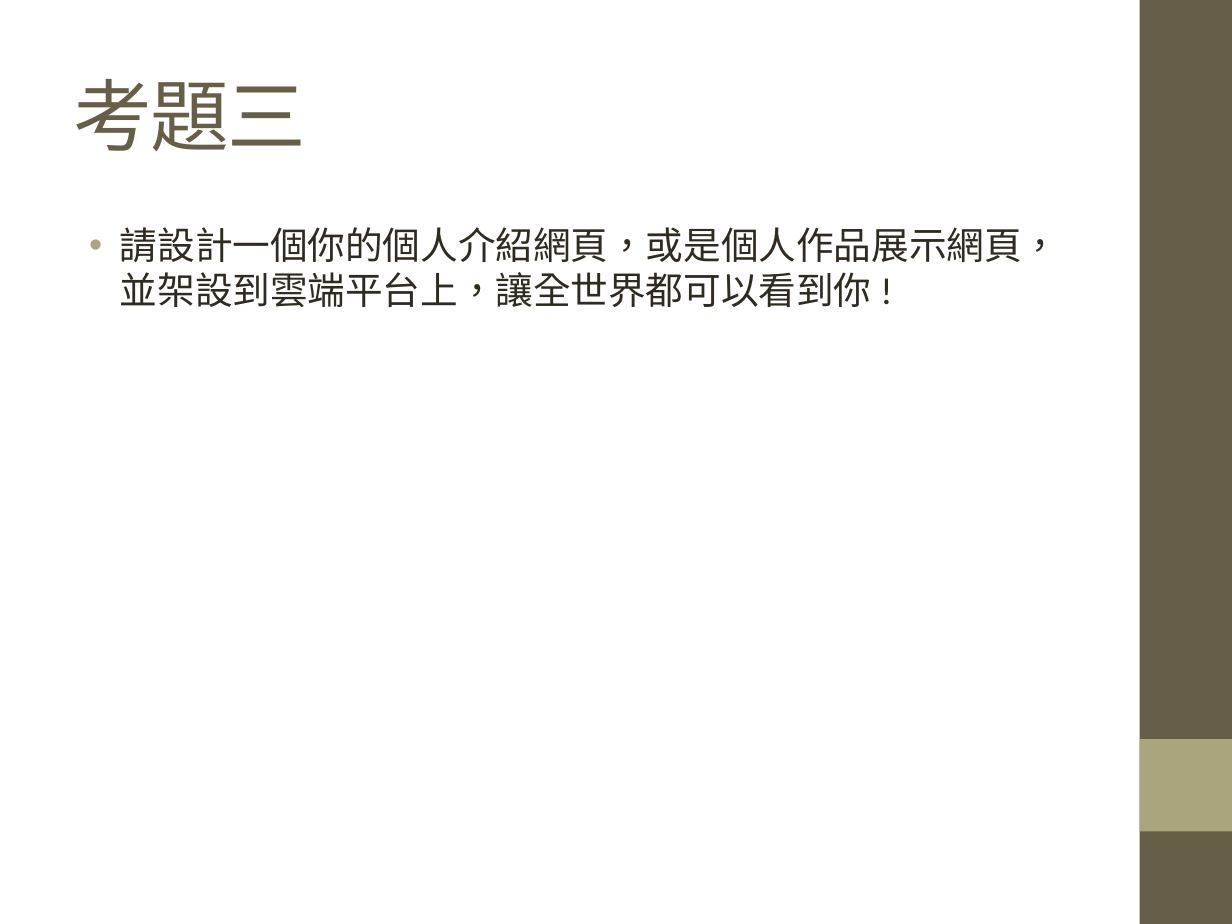
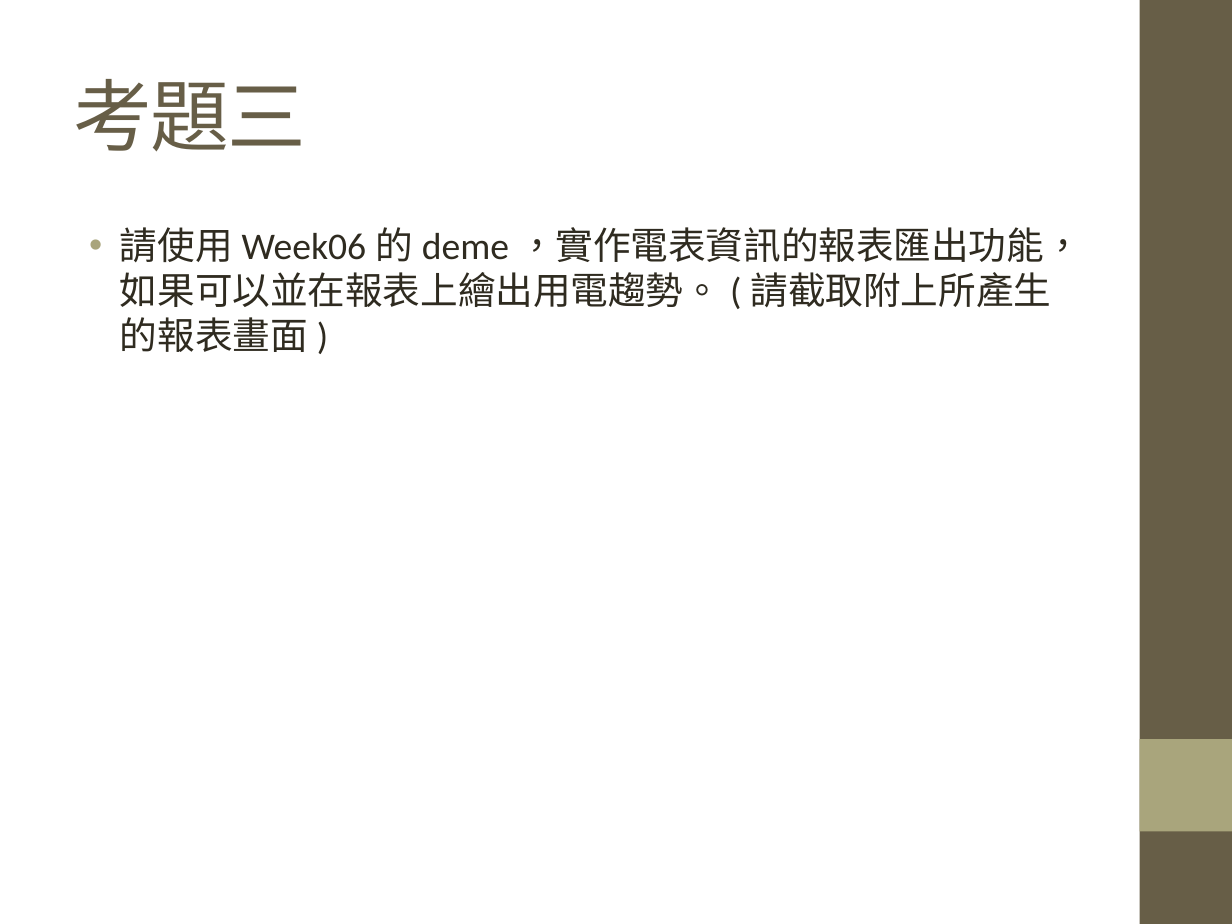
Before and after one commit to maloyang/KH20221202_IoT_Data_Science, a slide deck: slide 4 of W06/W06_結訓評量.pptx. Drawn at 1232x924 pixels with LibreOffice and Linux fonts; fonts in the diff are those of the drawing. Boxes give left, top, right and bottom in pixels: in the first picture for what was removed or moved away, otherwise in the second. Text is boxed around its words. In the diff, an @@ line names an element or a change of style, - is before the commit and + after.

Commit message:
update exam

```diff
--- a/W06/W06_結訓評量.pptx
+++ b/W06/W06_結訓評量.pptx
@@ text at (x1=120, y1=227, x2=1082, y2=352): text changed @@
-• 請設計一個你的個人介紹網頁，或是個人作品展示網頁，並架設到雲端平台上，讓全世界都可以看到你!
+• 請使用Week06的deme，實作電表資訊的報表匯出功能，如果可以並在報表上繪出用電趨勢。(請截取附上所產生的報表畫面)
```
